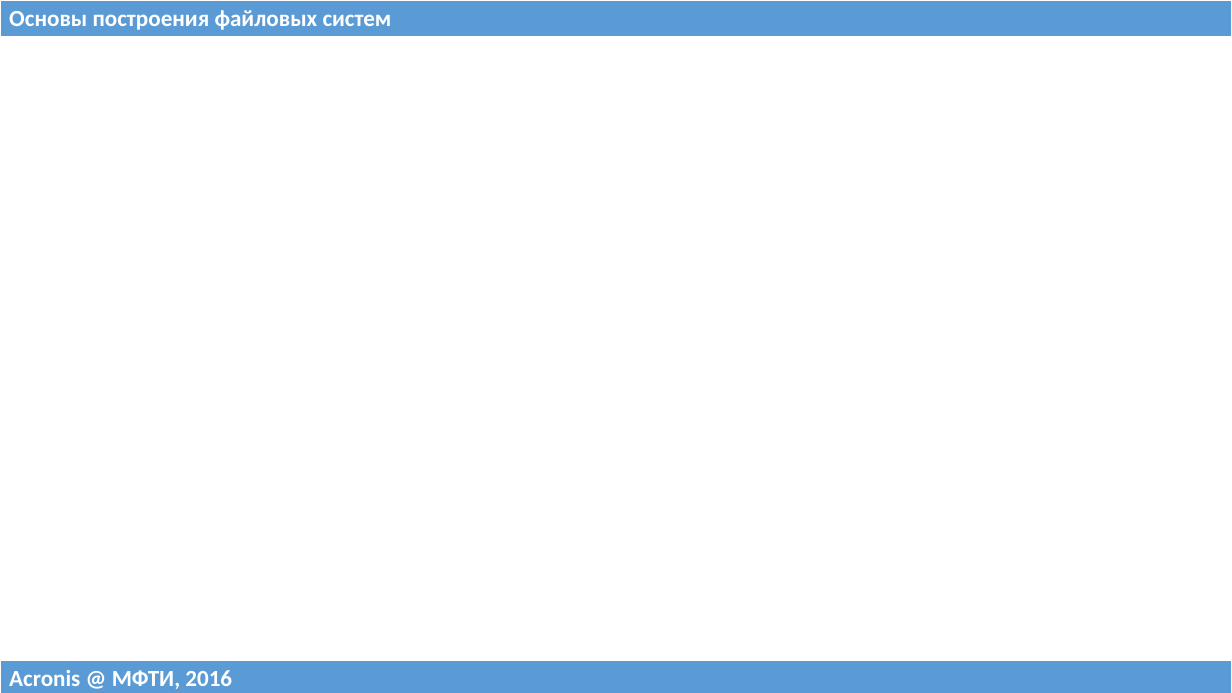
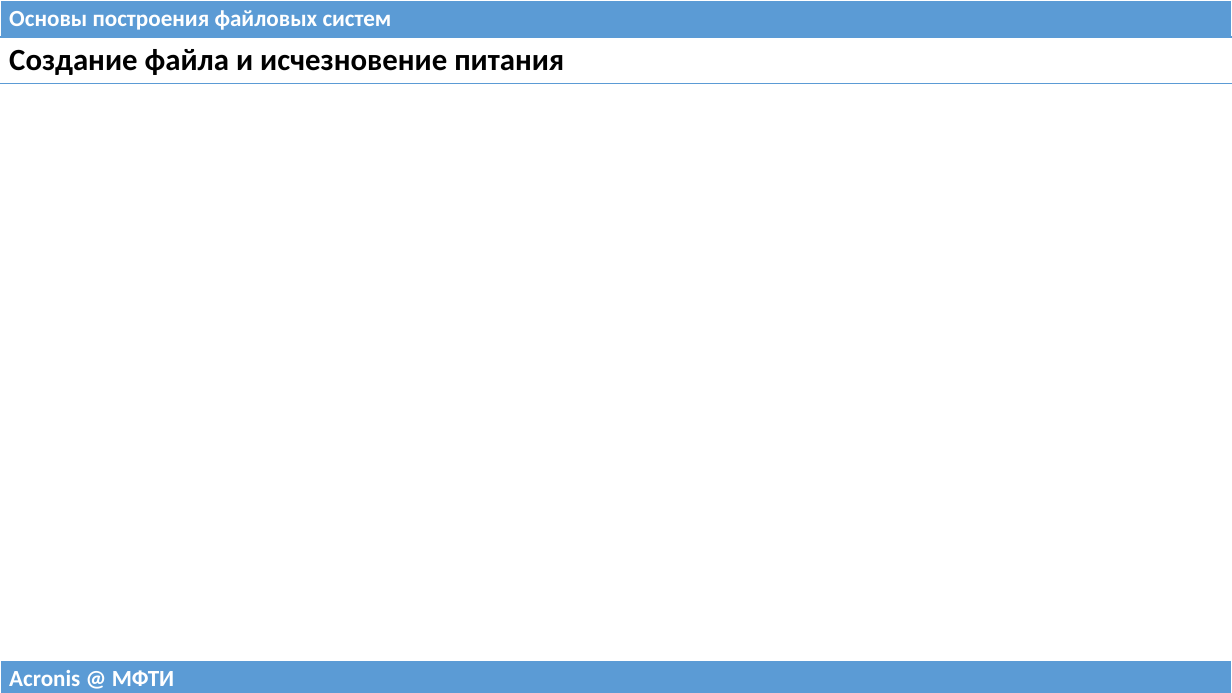
Before and after one commit to 75cc8545e7b021ed280ed0ef99fc7fc4/filesystems-101, a slide deck: slide 2 of talks/src/class05.pptx (slide 22 before the commit). Drawn at 1232x693 pixels with LibreOffice and Linux fonts; fonts in the diff are those of the drawing. Boxes give left, top, right and bottom in pixels: in the first picture for what was removed or moved away, otherwise in the second. Text is boxed around its words. In the diff, an @@ line names an element or a change of style, - is before the commit and + after.

```diff
--- a/talks/src/class05.pptx
+++ b/talks/src/class05.pptx
@@ table added at box(0, 37, 1232, 83), 1 rows, 1 columns @@
+Создание файла и исчезновение питания
@@ table at box(0, 660, 1232, 693) @@
-row 1, column 1: Acronis @ МФТИ, 2016
+row 1, column 1: Acronis @ МФТИ
```
Also in this commit, not shown: 9 other slides changed, 24 slides added, 14 slides removed, 1 other file.
